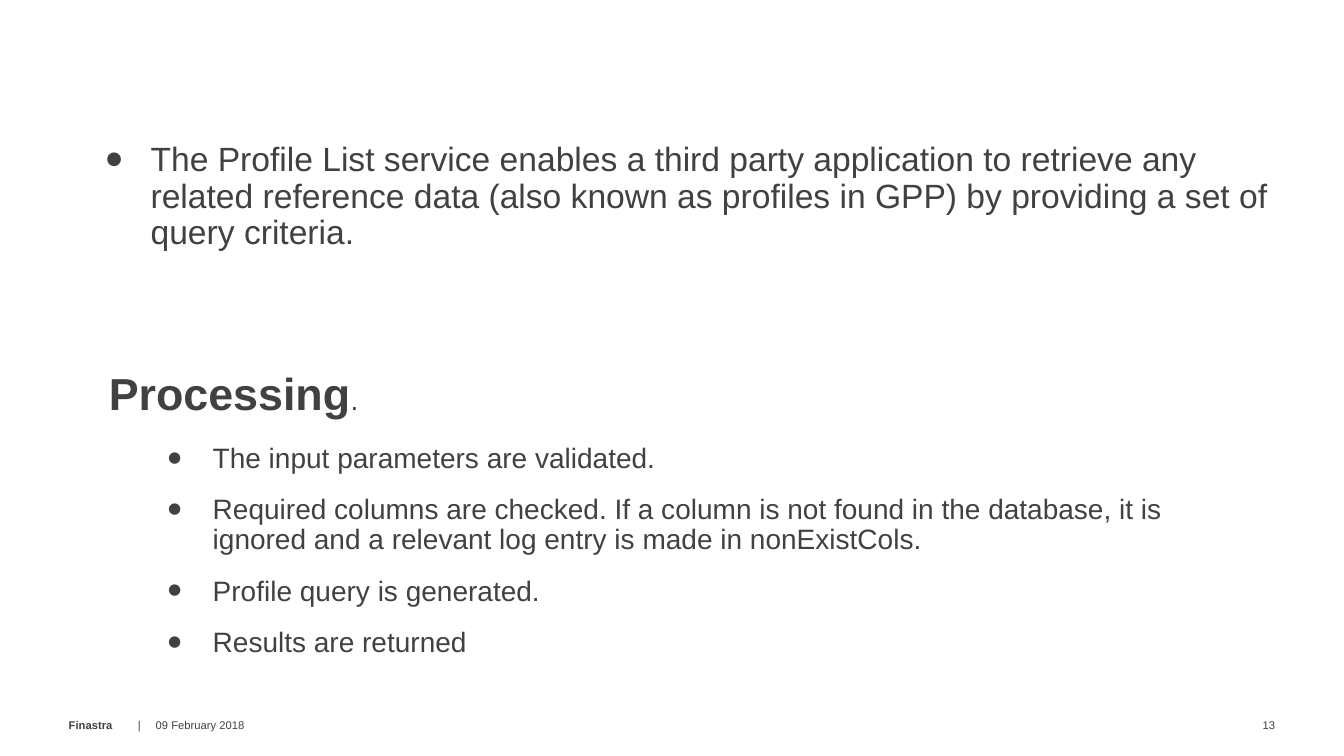
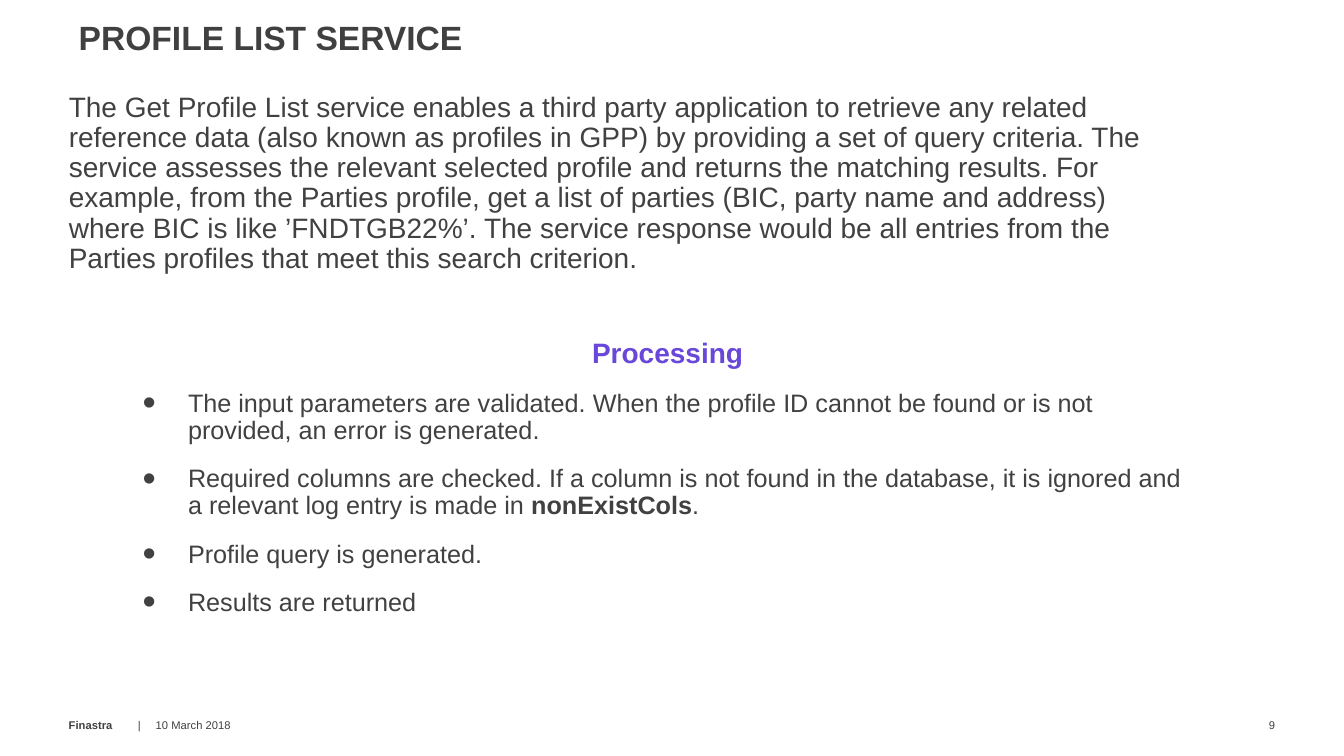
Before and after one commit to alexfinastra/IntegrationWorkshop, a slide deck: slide 9 of documentation/11 SOA Services - Static Data.pptx (slide 13 before the commit). Drawn at 1344x756 pixels with LibreOffice and Linux fonts; fonts in the diff are those of the drawing; background and template pictures are left out. Boxes give left, top, right and bottom in pixels: in the first picture for what was removed or moved away, otherwise in the second. Text is boxed around its words. In the diff, an @@ line names an element or a change of style, - is before the commit and + after.

```diff
--- a/documentation/11 SOA Services - Static Data.pptx
+++ b/documentation/11 SOA Services - Static Data.pptx
@@ text added at (x1=79, y1=26, x2=463, y2=51), 24 pt, text #404040, bold @@
+PROFILE LIST SERVICE
@@ text at (x1=69, y1=96, x2=1139, y2=273): text changed; size 24 to 20 pt @@
-• The Profile List service enables a third party application to retrieve any related reference data (also known as profiles in GPP) by providing a set of query criteria.
+The Get Profile List service enables a third party application to retrieve any related reference data (also known as profiles in GPP) by providing a set of query criteria. The service assesses the relevant selected profile and returns the matching results. For example, from the Parties profile, get a list of parties (BIC, party name and address) where BIC is like ’FNDTGB22%’. The service response would be all entries from the Parties profiles that meet this search criterion.
@@ text "Processing" moved from (x1=213, y1=447, x2=1161, y2=653) to (x1=188, y1=342, x2=1181, y2=612) @@
@@ text at (x1=188, y1=342, x2=1093, y2=445): text changed; size 20 to 18 pt @@
-• The input parameters are validated.
+Processing
+• The input parameters are validated. When the profile ID cannot be found or is not provided, an error is generated.
@@ text removed at (x1=109, y1=377, x2=350, y2=419) @@
-Processing.
@@ text at (x1=188, y1=468, x2=1181, y2=612): size 20 to 18 pt in "Required columns are checked. If a column ...", "Profile query is generated.", "Results are returned"; bold on in "nonExistCols." @@
@@ text at (x1=156, y1=721, x2=231, y2=729): text changed @@
-09 February 2018
+10 March 2018
@@ page number at (x1=1269, y1=721, x2=1275, y2=729): text changed @@
-13
+9
```
Also in this commit, not shown: 9 other slides changed, 4 slides removed, 20 other files.
